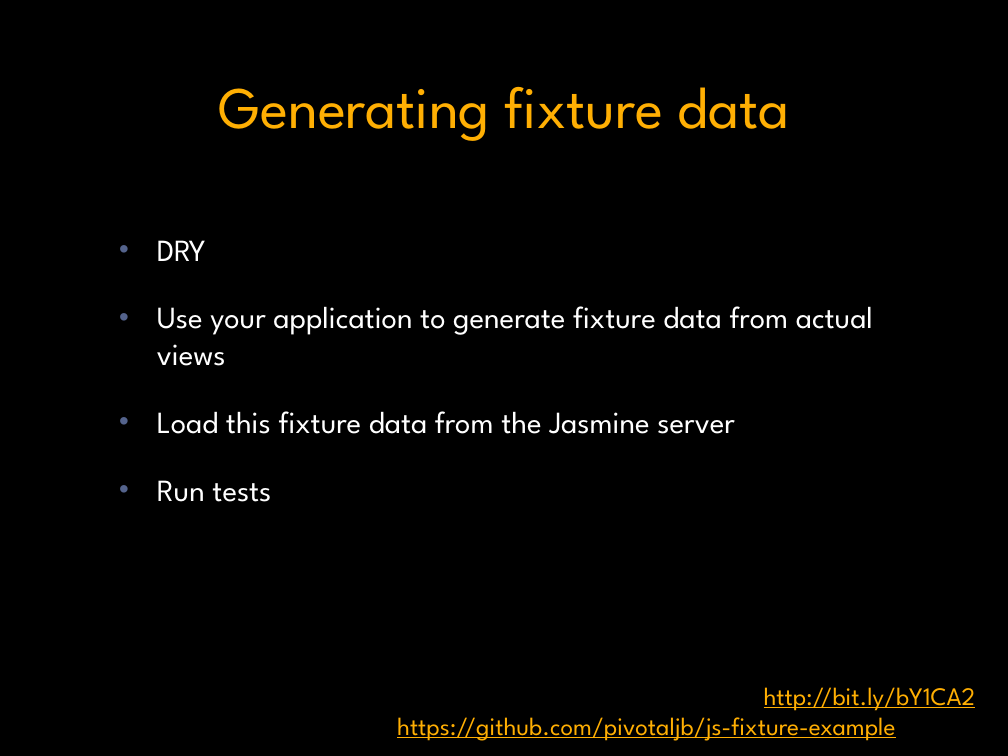
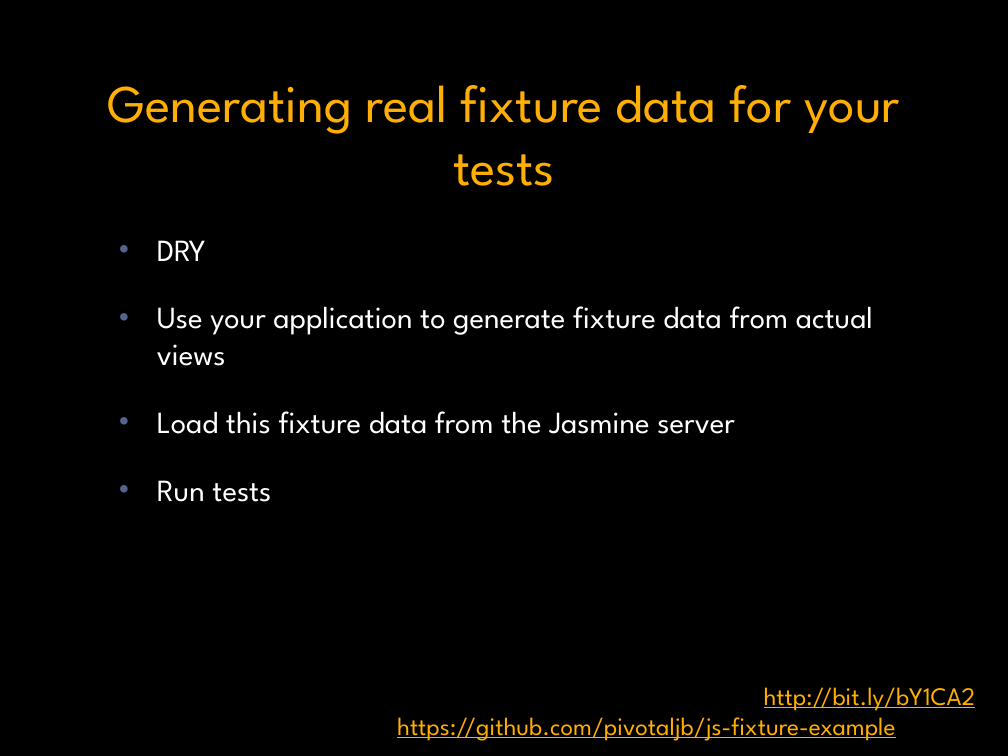
Before and after one commit to grassdog/jasmine-talk, a slide deck: slide 15 of jasmine.pptx. Drawn at 1008x756 pixels with LibreOffice and Linux fonts; fonts in the diff are those of the drawing; background and template pictures are left out. Boxes give left, top, right and bottom in pixels: in the first picture for what was removed or moved away, otherwise in the second. Text is boxed around its words. In the diff, an @@ line names an element or a change of style, - is before the commit and + after.

```diff
--- a/jasmine.pptx
+++ b/jasmine.pptx
@@ title at <box>108,85,901,186</box>: text changed; size 42 to 37.8 pt @@
-Generating fixture data
+Generating real fixture data for your tests
```
Also in this commit, not shown: 4 other slides changed, 1 slide added, 1 slide removed.
